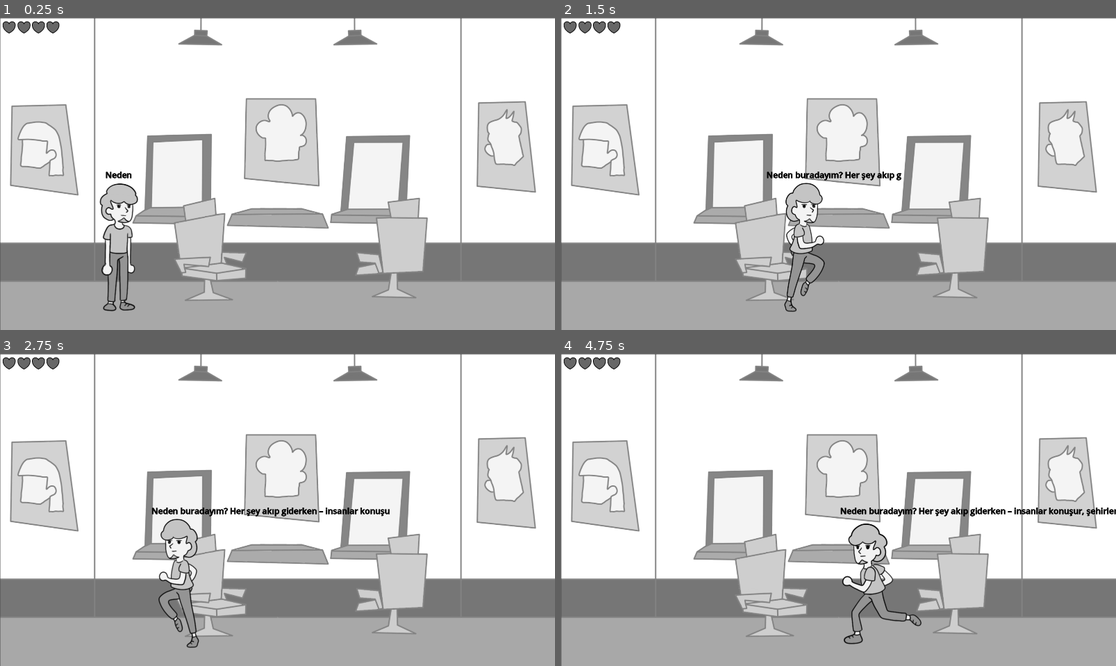
Above: before the commit, frames 1-4 (two rows, left to right).
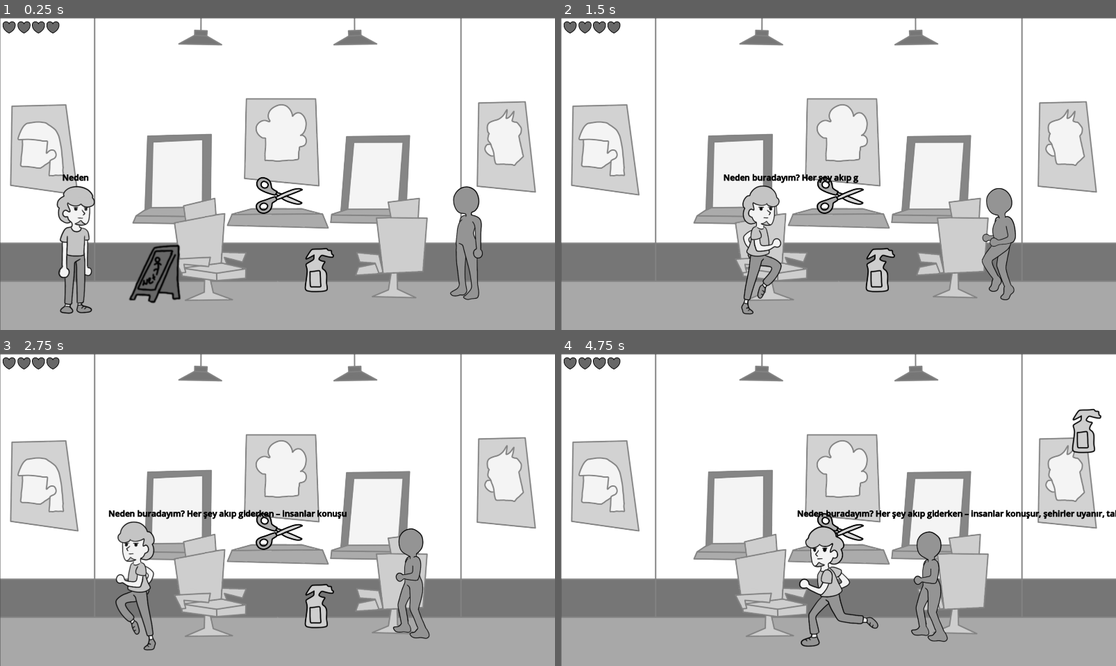
Above: after the commit, the same moments.

Repository: UmtiPako/Memoryless
Game: Godot game, scene res://Scenes/Places/içeri/Berber3.tscn
Same seed, same stepped clock (60 frames per second), same inputs: the game is played once before the commit and once after it. This scene is started directly instead of the project's main scene.
Inputs:
- Up to frame 1 (0.25 s): no input
- Up to frame 2 (1.5 s): tap Enter (ui_accept) at 0.5, 0.77 s; hold Right (ui_right) from 0.53 s (still down); tap Shift (Dash) at 0.6 s; tap J (attack) at 1.35 s
- Up to frame 3 (2.75 s): tap Enter (ui_accept) at 1.52 s; release Right (ui_right) at 2.03 s; hold Left (ui_left) from 2.03 s (still down); tap Shift (Dash) at 2.1 s
- Up to frame 4 (4.75 s): release Left (ui_left) at 2.78 s; hold Right (ui_right) 2.78-4.28 s; tap J (attack) at 2.85, 4.35 s; tap Enter (ui_accept) at 3.02, 3.77, 4.52 s; tap Shift (Dash) at 3.6 s; hold Left (ui_left) from 4.28 s (still down)

The runs differ from the first frame. In frame 1, 6.1% of the frame differs, in the area x 10-87%, y 49-95%; in frame 2, 5.3%; in frame 3, 5.7%; in frame 4, 5.8%.

Commit message:
süt!!!!

Diff:
--- /dev/null
+++ b/Props/Sut.tscn
@@ -0,0 +1,33 @@
+[gd_scene load_steps=5 format=3 uid="uid://dh3co6ye3n85j"]
+
+[ext_resource type="Script" uid="uid://cvro6ta85s8t8" path="res://Props/propbase.gd" id="1_u1srf"]
+[ext_resource type="Texture2D" uid="uid://b7bmvk5iw7m7n" path="res://Scenes/Places/market/assets/HiPaint_1748741677001.png" id="2_u1srf"]
+
+[sub_resource type="RectangleShape2D" id="RectangleShape2D_qwfgf"]
+size = Vector2(90, 163)
+
+[sub_resource type="RectangleShape2D" id="RectangleShape2D_41dhe"]
+size = Vector2(119, 192)
+
+[node name="PropBase" type="RigidBody2D"]
+collision_layer = 4
+collision_mask = 3
+mass = 0.1
+script = ExtResource("1_u1srf")
+
+[node name="CollisionShape2D" type="CollisionShape2D" parent="."]
+position = Vector2(-2, -0.5)
+shape = SubResource("RectangleShape2D_qwfgf")
+
+[node name="Sprite2D" type="Sprite2D" parent="."]
+texture = ExtResource("2_u1srf")
+
+[node name="Area2D" type="Area2D" parent="."]
+collision_layer = 4
+collision_mask = 3
+
+[node name="CollisionShape2D2" type="CollisionShape2D" parent="Area2D"]
+position = Vector2(-2.5, -6)
+shape = SubResource("RectangleShape2D_41dhe")
+
+[connection signal="body_entered" from="Area2D" to="." method="_on_area_2d_body_entered"]
--- a/Scenes/Places/ev/sahne_ev.tscn
+++ b/Scenes/Places/ev/sahne_ev.tscn
@@ -1,7 +1,6 @@
-[gd_scene load_steps=3 format=3 uid="uid://row2hkiqfmgr"]
+[gd_scene load_steps=2 format=3 uid="uid://row2hkiqfmgr"]
 
 [ext_resource type="PackedScene" uid="uid://catujxkkpafh6" path="res://Scenes/Places/Sahne_0.tscn" id="1_qn751"]
-[ext_resource type="PackedScene" uid="uid://bif4i1b6swes2" path="res://People/Enemies/enemy.tscn" id="2_mrxir"]
 
 [node name="SahneEv" instance=ExtResource("1_qn751")]
 
@@ -13,9 +12,5 @@
 SolEnabled = true
 SagEnabled = true
 
-[node name="Enemy" parent="." index="5" node_paths=PackedStringArray("navigation_region") instance=ExtResource("2_mrxir")]
-position = Vector2(1441, 923)
-navigation_region = NodePath("../NavigationRegion2D")
-
-[node name="NavigationRegion2D" parent="." index="7"]
+[node name="NavigationRegion2D" parent="." index="6"]
 position = Vector2(1, 0)
--- a/Scenes/Places/içeri/Berber1.tscn
+++ b/Scenes/Places/içeri/Berber1.tscn
@@ -1,12 +1,27 @@
-[gd_scene load_steps=3 format=3 uid="uid://ck0egii05axqn"]
+[gd_scene load_steps=6 format=3 uid="uid://ck0egii05axqn"]
 
 [ext_resource type="PackedScene" uid="uid://catujxkkpafh6" path="res://Scenes/Places/Sahne_0.tscn" id="1_85qbd"]
 [ext_resource type="Texture2D" uid="uid://clx2jt0xg24e7" path="res://Scenes/Places/içeri/assets/BerberSalonu.png" id="2_tb2ap"]
+[ext_resource type="PackedScene" uid="uid://cmik73bnmdtnk" path="res://Props/HavluAskılığı.tscn" id="3_gqlqo"]
+[ext_resource type="PackedScene" uid="uid://8vxdspuv1lcj" path="res://Props/Cop.tscn" id="4_htcml"]
+[ext_resource type="PackedScene" uid="uid://bif4i1b6swes2" path="res://People/Enemies/enemy.tscn" id="5_mw45f"]
 
 [node name="Sahne0" instance=ExtResource("1_85qbd")]
 
 [node name="bg" parent="." index="0"]
 texture = ExtResource("2_tb2ap")
 
+[node name="Enemy" parent="MoveArea" index="1" instance=ExtResource("5_mw45f")]
+position = Vector2(1406, 818)
+scale = Vector2(1.2, 1.2)
+
 [node name="The_Guy" parent="." index="5"]
 scale = Vector2(1.2, 1.2)
+
+[node name="PropBase" parent="." index="8" instance=ExtResource("3_gqlqo")]
+position = Vector2(1685, 833)
+scale = Vector2(2, 2)
+
+[node name="PropBase2" parent="." index="9" instance=ExtResource("4_htcml")]
+position = Vector2(1009, 826)
+scale = Vector2(2, 2)
--- a/Scenes/Places/içeri/Berber2.tscn
+++ b/Scenes/Places/içeri/Berber2.tscn
@@ -1,12 +1,24 @@
-[gd_scene load_steps=3 format=3 uid="uid://cune7f20f4pik"]
+[gd_scene load_steps=5 format=3 uid="uid://cune7f20f4pik"]
 
 [ext_resource type="PackedScene" uid="uid://catujxkkpafh6" path="res://Scenes/Places/Sahne_0.tscn" id="1_vgqw5"]
 [ext_resource type="Texture2D" uid="uid://clx2jt0xg24e7" path="res://Scenes/Places/içeri/assets/BerberSalonu.png" id="2_dywh7"]
+[ext_resource type="PackedScene" uid="uid://bif4i1b6swes2" path="res://People/Enemies/enemy.tscn" id="3_lln80"]
+[ext_resource type="PackedScene" uid="uid://cvqo2npvvf3i1" path="res://Props/Makas.tscn" id="4_oskyc"]
 
 [node name="Sahne0" instance=ExtResource("1_vgqw5")]
 
 [node name="bg" parent="." index="0"]
 texture = ExtResource("2_dywh7")
 
-[node name="The_Guy" parent="." index="5"]
+[node name="Enemy" parent="." index="5" instance=ExtResource("3_lln80")]
+position = Vector2(1405, 898)
+
+[node name="Enemy2" parent="." index="6" instance=ExtResource("3_lln80")]
+position = Vector2(743, 895)
+
+[node name="The_Guy" parent="." index="7"]
+position = Vector2(240, 959)
 scale = Vector2(1.2, 1.2)
+
+[node name="PropBase" parent="." index="10" instance=ExtResource("4_oskyc")]
+position = Vector2(1057, 855)
--- a/Scenes/Places/içeri/Berber3.tscn
+++ b/Scenes/Places/içeri/Berber3.tscn
@@ -1,12 +1,31 @@
-[gd_scene load_steps=3 format=3 uid="uid://bon3imnmhdkpj"]
+[gd_scene load_steps=7 format=3 uid="uid://bon3imnmhdkpj"]
 
 [ext_resource type="PackedScene" uid="uid://catujxkkpafh6" path="res://Scenes/Places/Sahne_0.tscn" id="1_hu75j"]
 [ext_resource type="Texture2D" uid="uid://clx2jt0xg24e7" path="res://Scenes/Places/içeri/assets/BerberSalonu.png" id="2_o225p"]
+[ext_resource type="PackedScene" uid="uid://w1ytemwno1i1" path="res://Props/KayganZemin.tscn" id="3_5gyen"]
+[ext_resource type="PackedScene" uid="uid://cvqo2npvvf3i1" path="res://Props/Makas.tscn" id="4_lyvyd"]
+[ext_resource type="PackedScene" uid="uid://c88is0id8spox" path="res://Props/Sprey.tscn" id="5_kdmxq"]
+[ext_resource type="PackedScene" uid="uid://bif4i1b6swes2" path="res://People/Enemies/enemy.tscn" id="6_h24iu"]
 
 [node name="Sahne0" instance=ExtResource("1_hu75j")]
 
 [node name="bg" parent="." index="0"]
 texture = ExtResource("2_o225p")
 
-[node name="The_Guy" parent="." index="5"]
+[node name="PropBase2" parent="MoveArea" index="1" instance=ExtResource("4_lyvyd")]
+position = Vector2(981, 615)
+rotation = 1.5708
+
+[node name="Enemy" parent="." index="5" instance=ExtResource("6_h24iu")]
+position = Vector2(1629, 928)
+
+[node name="The_Guy" parent="." index="6"]
+position = Vector2(247, 977)
 scale = Vector2(1.2, 1.2)
+
+[node name="PropBase" parent="." index="9" instance=ExtResource("3_5gyen")]
+position = Vector2(554, 881)
+scale = Vector2(2, 2)
+
+[node name="PropBase3" parent="." index="10" instance=ExtResource("5_kdmxq")]
+position = Vector2(1097, 867)
--- a/Scenes/Places/market/HijyenReyonu1.tscn
+++ b/Scenes/Places/market/HijyenReyonu1.tscn
@@ -11,18 +11,18 @@
 [node name="bg" parent="." index="0"]
 texture = ExtResource("2_wm4td")
 
-[node name="The_Guy" parent="." index="5"]
-scale = Vector2(1.2, 1.2)
-
-[node name="PropBase" parent="." index="8" instance=ExtResource("3_eiypk")]
-position = Vector2(1683, 875)
-scale = Vector2(2, 2)
-
-[node name="PropBase2" parent="." index="9" instance=ExtResource("4_or2hj")]
+[node name="PropBase2" parent="." index="5" instance=ExtResource("4_or2hj")]
 position = Vector2(851, 702)
 scale = Vector2(0.9, 0.9)
 mass = 1.0
 
-[node name="PropBase3" parent="." index="10" instance=ExtResource("5_ojdr6")]
+[node name="PropBase3" parent="." index="6" instance=ExtResource("5_ojdr6")]
 position = Vector2(695, 480)
 scale = Vector2(0.9, 0.9)
+
+[node name="The_Guy" parent="." index="7"]
+scale = Vector2(1.2, 1.2)
+
+[node name="PropBase" parent="." index="10" instance=ExtResource("3_eiypk")]
+position = Vector2(1683, 875)
+scale = Vector2(2, 2)
--- a/Scenes/Places/market/HijyenReyonu2.tscn
+++ b/Scenes/Places/market/HijyenReyonu2.tscn
@@ -12,21 +12,21 @@
 [node name="bg" parent="." index="0"]
 texture = ExtResource("2_q1y7e")
 
-[node name="Enemy" parent="." index="5" instance=ExtResource("6_v3nx6")]
+[node name="PropBase4" parent="." index="5" instance=ExtResource("3_l7sxq")]
+position = Vector2(869, 687)
+
+[node name="Enemy" parent="." index="6" instance=ExtResource("6_v3nx6")]
 position = Vector2(1699, 918)
 
-[node name="The_Guy" parent="." index="6"]
+[node name="The_Guy" parent="." index="7"]
 scale = Vector2(1.2, 1.2)
 
-[node name="PropBase" parent="." index="9" instance=ExtResource("3_l7sxq")]
+[node name="PropBase" parent="." index="10" instance=ExtResource("3_l7sxq")]
 position = Vector2(798, 881)
 
-[node name="PropBase2" parent="." index="10" instance=ExtResource("4_ubcu3")]
+[node name="PropBase2" parent="." index="11" instance=ExtResource("4_ubcu3")]
 position = Vector2(966, 904)
 
-[node name="PropBase3" parent="." index="11" instance=ExtResource("5_kmdt8")]
+[node name="PropBase3" parent="." index="12" instance=ExtResource("5_kmdt8")]
 position = Vector2(652, 882)
 scale = Vector2(2, 2)
-
-[node name="PropBase4" parent="." index="12" instance=ExtResource("3_l7sxq")]
-position = Vector2(869, 687)
--- a/Scenes/Places/market/HijyenReyonu3.tscn
+++ b/Scenes/Places/market/HijyenReyonu3.tscn
@@ -29,7 +29,7 @@
 scale = Vector2(2, 2)
 
 [node name="PropBase3" parent="." index="12" instance=ExtResource("5_qqgc3")]
-position = Vector2(906, 655)
+position = Vector2(923, 799)
 scale = Vector2(2, 2)
 
 [node name="PropBase4" parent="." index="13" instance=ExtResource("5_qqgc3")]
--- a/Scenes/Places/market/Kasap3.tscn
+++ b/Scenes/Places/market/Kasap3.tscn
@@ -11,17 +11,17 @@
 [node name="bg" parent="." index="0"]
 texture = ExtResource("2_p5rdp")
 
-[node name="The_Guy" parent="." index="5"]
+[node name="PropBase2" parent="." index="5" instance=ExtResource("4_mdn8s")]
+position = Vector2(994, 502)
+
+[node name="PropBase3" parent="." index="6" instance=ExtResource("5_8mpvw")]
+position = Vector2(676, 346)
+rotation = 3.14159
+
+[node name="The_Guy" parent="." index="7"]
 position = Vector2(200, 926)
 scale = Vector2(1.2, 1.2)
 
-[node name="PropBase" parent="." index="8" instance=ExtResource("3_nn0cs")]
+[node name="PropBase" parent="." index="10" instance=ExtResource("3_nn0cs")]
 position = Vector2(1709, 842)
 scale = Vector2(1.5, 1.5)
-
-[node name="PropBase2" parent="." index="9" instance=ExtResource("4_mdn8s")]
-position = Vector2(994, 502)
-
-[node name="PropBase3" parent="." index="10" instance=ExtResource("5_8mpvw")]
-position = Vector2(676, 346)
-rotation = 3.14159
--- a/Scenes/Places/market/Pastane1.tscn
+++ b/Scenes/Places/market/Pastane1.tscn
@@ -11,11 +11,11 @@
 [node name="bg" parent="." index="0"]
 texture = ExtResource("2_qyx8g")
 
-[node name="The_Guy" parent="." index="5"]
+[node name="PropBase" parent="." index="5" instance=ExtResource("3_gqqnj")]
+position = Vector2(719, 664)
+
+[node name="The_Guy" parent="." index="6"]
 scale = Vector2(1.2, 1.2)
-
-[node name="PropBase" parent="." index="8" instance=ExtResource("3_gqqnj")]
-position = Vector2(719, 664)
 
 [node name="PropBase2" parent="." index="9" instance=ExtResource("4_tn7e2")]
 position = Vector2(159, 851)
--- a/Scenes/Places/market/Pastane2.tscn
+++ b/Scenes/Places/market/Pastane2.tscn
@@ -11,21 +11,21 @@
 [node name="bg" parent="." index="0"]
 texture = ExtResource("2_qudfu")
 
-[node name="Enemy" parent="." index="5" instance=ExtResource("5_ba2mt")]
+[node name="PropBase4" parent="." index="5" instance=ExtResource("4_ba2mt")]
+position = Vector2(754, 634)
+
+[node name="Enemy" parent="." index="6" instance=ExtResource("5_ba2mt")]
 position = Vector2(1691, 862)
 scale = Vector2(1.2, 1.2)
 
-[node name="The_Guy" parent="." index="6"]
+[node name="The_Guy" parent="." index="7"]
 scale = Vector2(1.2, 1.2)
 
-[node name="PropBase" parent="." index="9" instance=ExtResource("3_my4av")]
+[node name="PropBase" parent="." index="10" instance=ExtResource("3_my4av")]
 position = Vector2(1198, 855)
 
-[node name="PropBase2" parent="." index="10" instance=ExtResource("3_my4av")]
+[node name="PropBase2" parent="." index="11" instance=ExtResource("3_my4av")]
 position = Vector2(1366, 857)
 
-[node name="PropBase3" parent="." index="11" instance=ExtResource("3_my4av")]
+[node name="PropBase3" parent="." index="12" instance=ExtResource("3_my4av")]
 position = Vector2(1019, 860)
-
-[node name="PropBase4" parent="." index="12" instance=ExtResource("4_ba2mt")]
-position = Vector2(754, 634)
--- a/Scenes/Places/market/Pastane3.tscn
+++ b/Scenes/Places/market/Pastane3.tscn
@@ -10,20 +10,20 @@
 [node name="bg" parent="." index="0"]
 texture = ExtResource("2_xh2s7")
 
-[node name="Enemy" parent="." index="5" instance=ExtResource("3_rsuge")]
+[node name="PropBase" parent="." index="5" instance=ExtResource("4_phoik")]
+position = Vector2(899, 659)
+
+[node name="PropBase2" parent="." index="6" instance=ExtResource("4_phoik")]
+position = Vector2(808, 642)
+
+[node name="Enemy" parent="." index="7" instance=ExtResource("3_rsuge")]
 position = Vector2(1721, 907)
 
-[node name="Enemy2" parent="." index="6" instance=ExtResource("3_rsuge")]
+[node name="Enemy2" parent="." index="8" instance=ExtResource("3_rsuge")]
 position = Vector2(129, 939)
 
-[node name="The_Guy" parent="." index="7"]
+[node name="The_Guy" parent="." index="9"]
 scale = Vector2(1.2, 1.2)
-
-[node name="PropBase" parent="." index="10" instance=ExtResource("4_phoik")]
-position = Vector2(899, 659)
-
-[node name="PropBase2" parent="." index="11" instance=ExtResource("4_phoik")]
-position = Vector2(808, 642)
 
 [node name="PropBase3" parent="." index="12" instance=ExtResource("4_phoik")]
 position = Vector2(859, 893)
--- /dev/null
+++ b/Scenes/Places/market/Sut.tscn
@@ -0,0 +1,16 @@
+[gd_scene load_steps=4 format=3 uid="uid://d3mvqn7ex25a5"]
+
+[ext_resource type="PackedScene" uid="uid://catujxkkpafh6" path="res://Scenes/Places/Sahne_0.tscn" id="1_5g8lt"]
+[ext_resource type="Texture2D" uid="uid://dw1vkw0ww8pci" path="res://Scenes/Places/market/assets/Sür ürünleri.png" id="2_xi01j"]
+[ext_resource type="PackedScene" uid="uid://dh3co6ye3n85j" path="res://Props/Sut.tscn" id="3_xi01j"]
+
+[node name="Sahne0" instance=ExtResource("1_5g8lt")]
+
+[node name="bg" parent="." index="0"]
+texture = ExtResource("2_xi01j")
+
+[node name="The_Guy" parent="." index="5"]
+scale = Vector2(1.2, 1.2)
+
+[node name="PropBase" parent="." index="8" instance=ExtResource("3_xi01j")]
+position = Vector2(1129, 495)
Binary file added: Scenes/Places/market/assets/HiPaint_1748741677001.png
